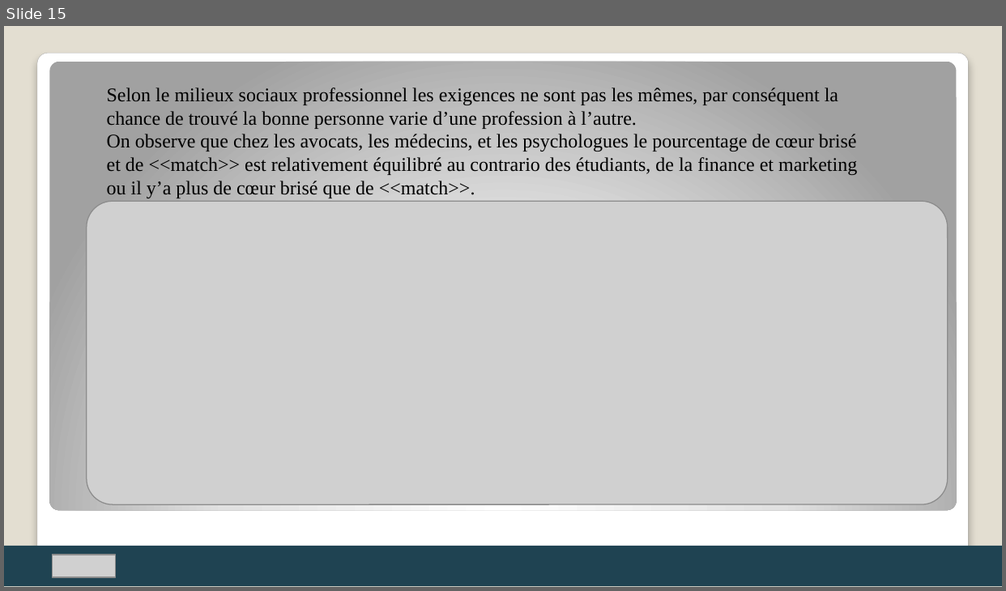
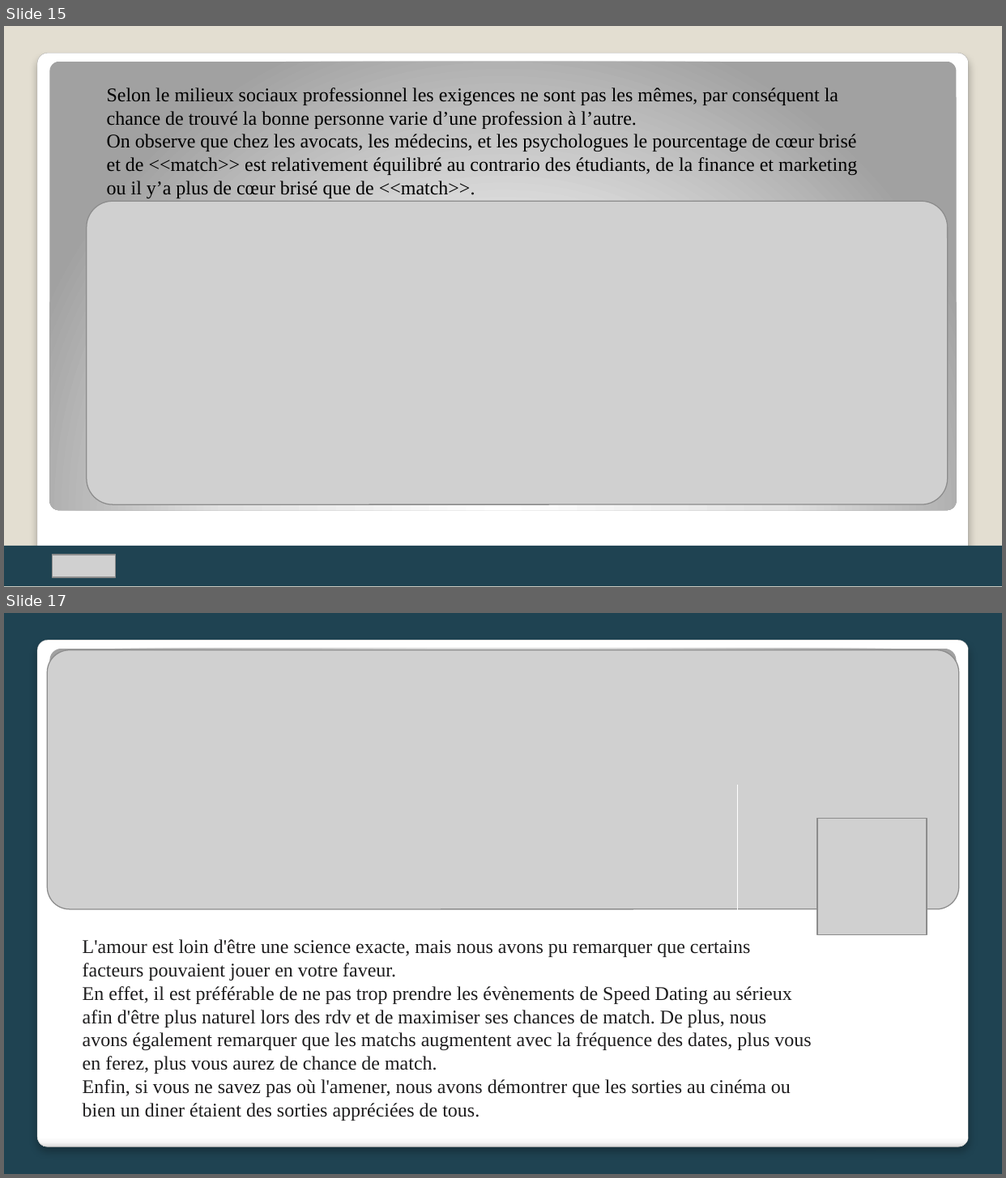
Before and after one commit to ZoziLaMalice/speed_dating, a slide deck: Rendu/Speed-dating.pptx. Shown one above the other, each under a label of ours: slide 15 before the commit, slides 15 and 17 after it; the slides between them are not shown. The pictures are 1006x591 and 1006x1178 pixels, drawn with LibreOffice and Linux fonts; fonts in the diff are those of the drawing; grey boxes stand for pictures. Boxes give left, top, right and bottom in pixels: in the first picture for what was removed or moved away, otherwise in the second. Text is boxed around its words. In the diff, an @@ line names an element or a change of style, - is before the commit and + after.

```diff
--- a/Rendu/Speed-dating.pptx
+++ b/Rendu/Speed-dating.pptx
@@ slide 17 added at (4,613,1002,1174), background #1F4352; not listed: 1 template element that a slide beside it also shows @@
@@ picture added at (47,650,958,909) @@
@@ rounded rectangle added at (50,649,956,904), fill gradient #FFFFFF to #E1E1E1 to #A2A2A2 @@
@@ line added from (738, 785) to (738, 956), #FFFFFF 0.75 pt @@
@@ picture added at (817,819,927,935) @@
@@ title added at (83,939,811,1121), 14 pt, text #1D1C1D @@
+L'amour est loin d'être une science exacte, mais nous avons pu remarquer que certains facteurs pouvaient jouer en votre faveur.
+En effet, il est préférable de ne pas trop prendre les évènements de Speed Dating au sérieux afin d'être plus naturel lors des rdv et de maximiser ses chances de match. De plus, nous avons également remarquer que les matchs augmentent avec la fréquence des dates, plus vous en ferez, plus vous aurez de chance de match.
+Enfin, si vous ne savez pas où l'amener, nous avons démontrer que les sorties au cinéma ou bien un diner étaient des sorties appréciées de tous.
```
Also in this commit, not shown: 1 other slide added, 1 slide removed.
